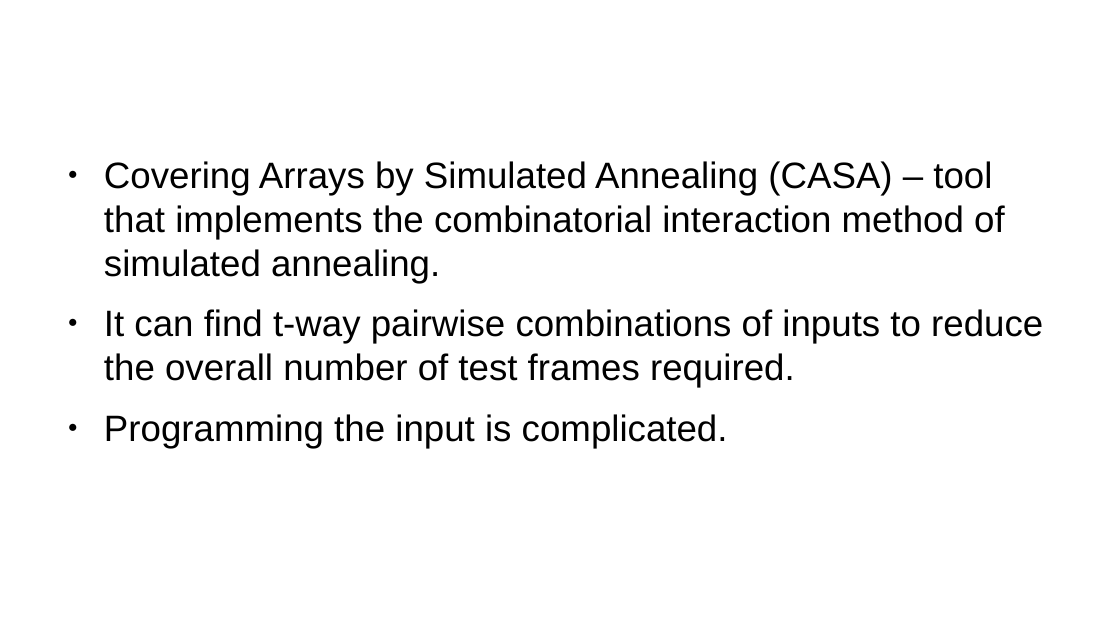
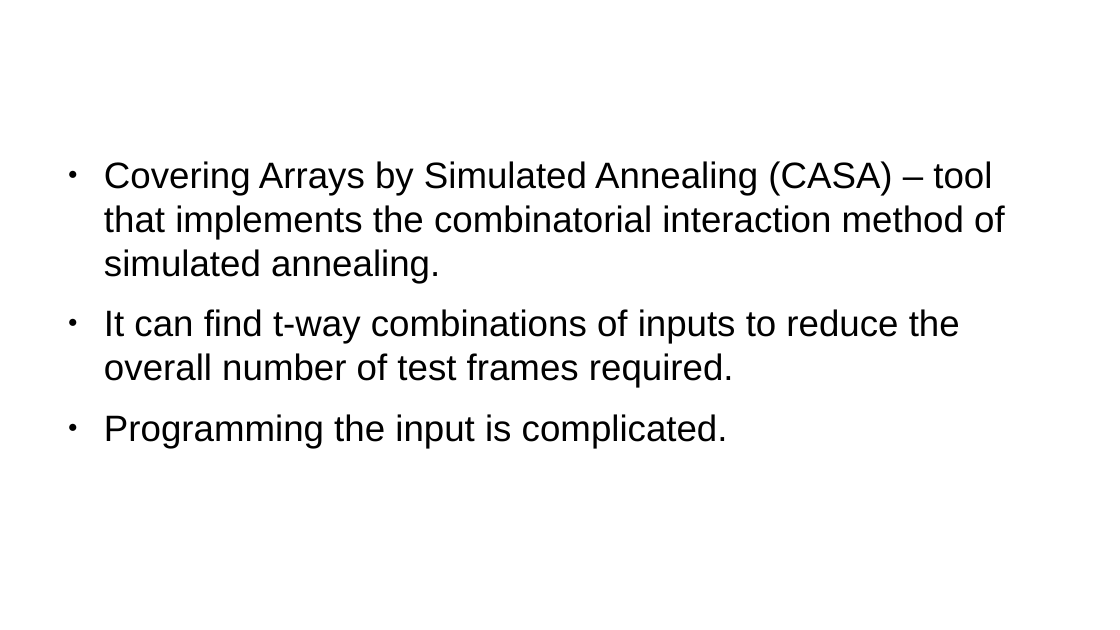
Before and after one commit to Panik-Kontrol/MastersProject, a slide deck: slide 8 of project_proposal.odp. Drawn at 1120x630 pixels with LibreOffice and Linux fonts; fonts in the diff are those of the drawing; background and template pictures are left out. Boxes give left, top, right and bottom in pixels: in the first picture for what was removed or moved away, otherwise in the second. Text is boxed around its words. In the diff, an @@ line names an element or a change of style, - is before the commit and + after.

```diff
--- a/project_proposal.odp
+++ b/project_proposal.odp
@@ text at bbox=[104, 161, 1005, 448]: indent changed @@
@@ text at bbox=[104, 309, 960, 388]: text changed @@
-● It can find t-way pairwise combinations of inputs to reduce the overall number of test frames required.
+● It can find t-way combinations of inputs to reduce the overall number of test frames required.
```
Also in this commit, not shown: 8 other slides changed.
